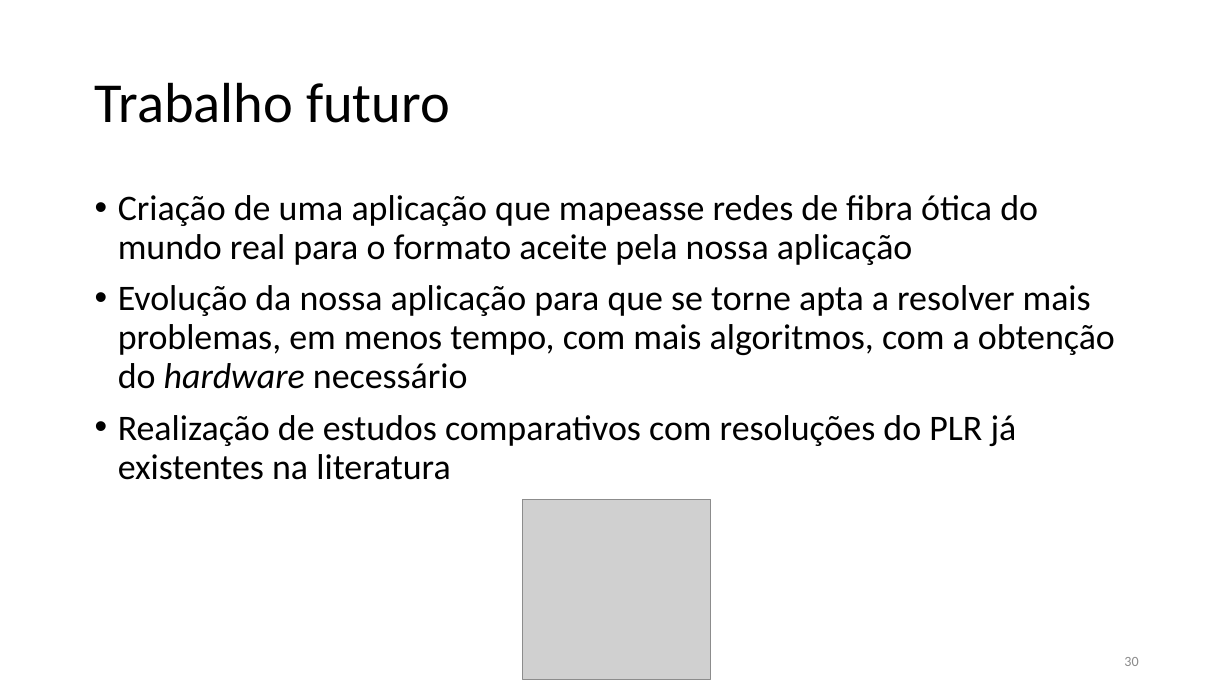
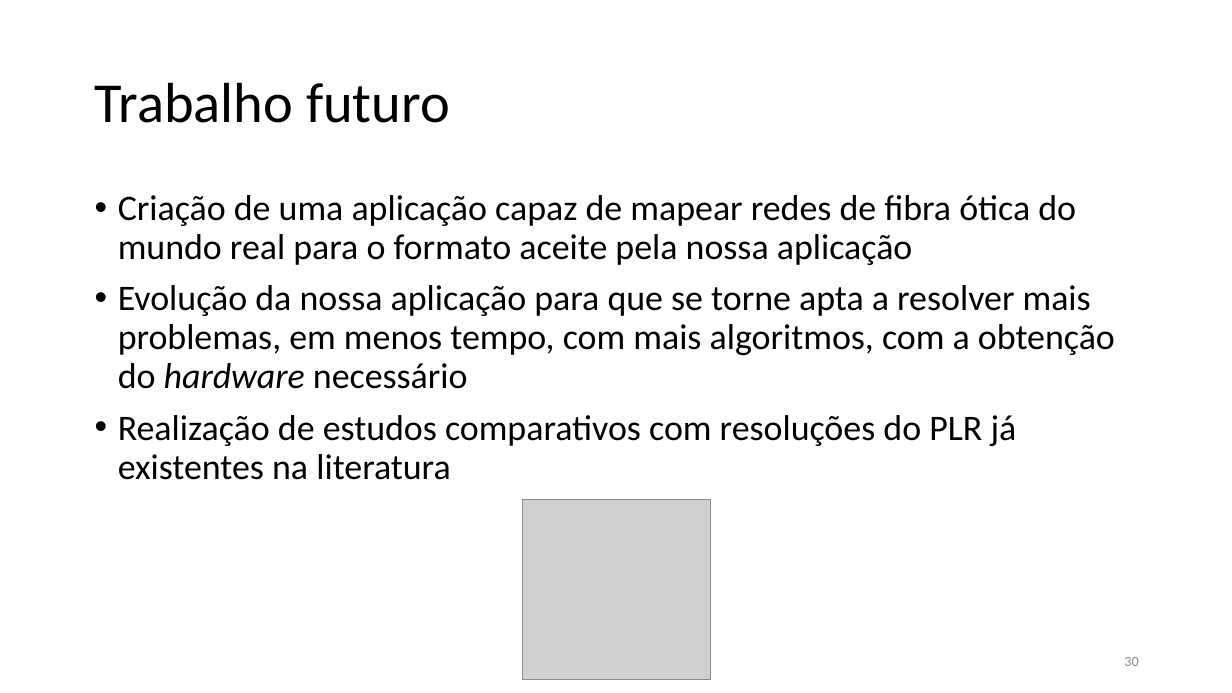
Before and after one commit to xQsme/RLP_Qt, a slide deck: slide 30 of powerpoint_defesa.pptx. Drawn at 1232x693 pixels with LibreOffice and Linux fonts; fonts in the diff are those of the drawing; grey boxes stand for pictures. Boxes give left, top, right and bottom in pixels: in the first picture for what was removed or moved away, otherwise in the second. Text is boxed around its words. In the diff, an @@ line names an element or a change of style, - is before the commit and + after.

```diff
--- a/powerpoint_defesa.pptx
+++ b/powerpoint_defesa.pptx
@@ text at box(118, 195, 1076, 265): text changed @@
-• Criação de uma aplicação que mapeasse redes de fibra ótica do mundo real para o formato aceite pela nossa aplicação
+• Criação de uma aplicação capaz de mapear redes de fibra ótica do mundo real para o formato aceite pela nossa aplicação
```
Also in this commit, not shown: 10 other slides changed, 6 other files.
